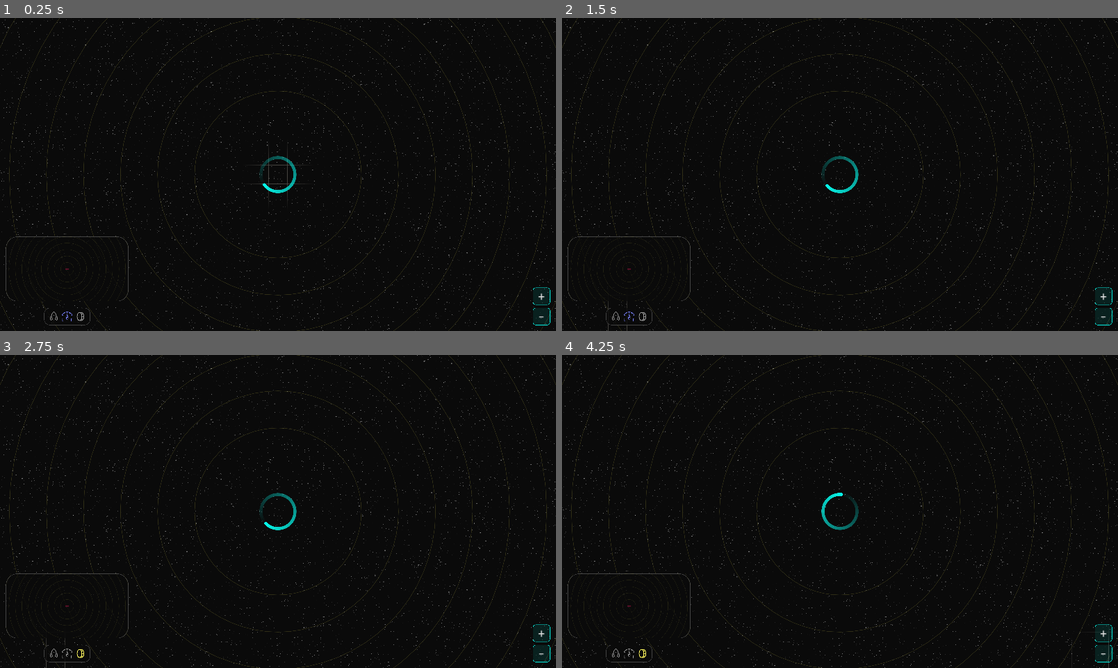
Above: before the commit, frames 1-4 (two rows, left to right).
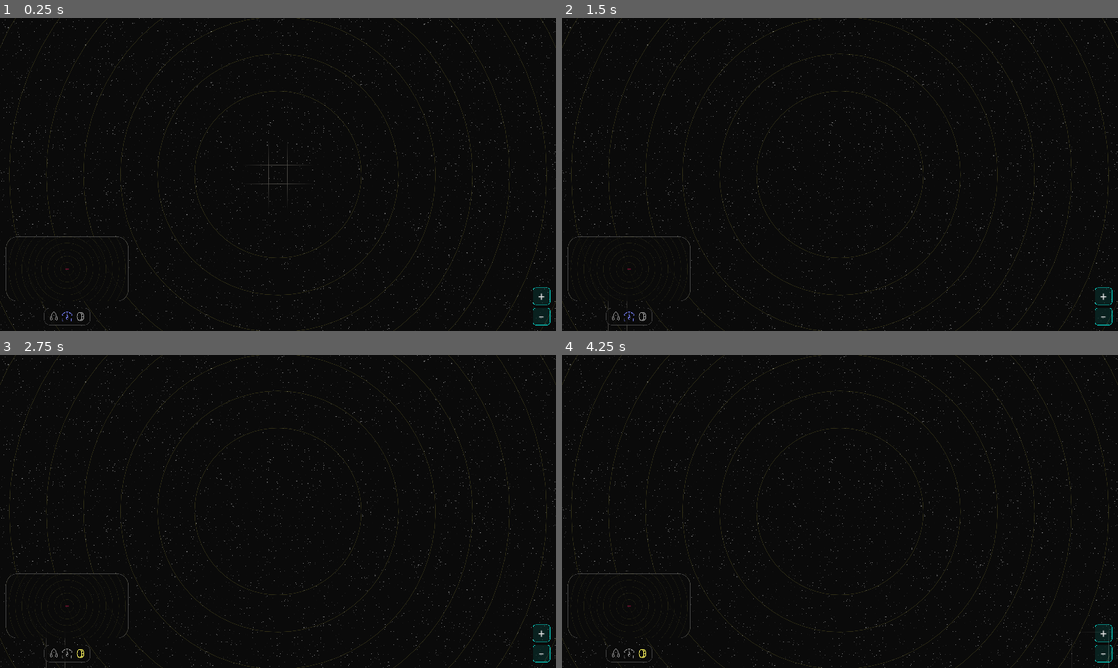
Above: after the commit, the same moments.

Repository: txpipe/asteria
Game: Godot game, scene res://scenes/main.tscn
Two runs of this game, one before a commit and one after it. Both use one fixed random seed, a clock stepped at 60 frames per second and the inputs below.
Inputs (mouse positions are in pixels of both pictures, inside the frame that each line leads up to):
- Up to frame 1 (0.25 s): no input
- Up to frame 2 (1.5 s): click (617, 315) at 0.5 s; click (628, 315) at 1.25 s
- Up to frame 3 (2.75 s): click (77, 652) at 2 s
- Up to frame 4 (4.25 s): click "+" at 2.75 s; click "-" at 3.5 s

The runs differ from the first frame. In frame 1, 0.2% of the frame differs, in the area x 46-54%, y 44-56%; in frame 2, 0.2%; in frame 3, 0.2%; in frame 4, 0.2%.
Error before the commit: Cannot call method 'get_as_text' on a null value. (res://scripts/main.gd:47)
Error after the commit: Invalid access to property or key 'data' on a base object of type 'Nil'. (res://scripts/global.gd:16)

Commit message:
Removed IndexedDB

Diff:
--- a/godot-visualizer/scripts/main.gd
+++ b/godot-visualizer/scripts/main.gd
@@ -43,13 +43,13 @@
 
 
 func _ready():
-	if OS.is_userfs_persistent():
-		var stored_api_url = FileAccess.open("user://api_url", FileAccess.READ).get_as_text()
-		if stored_api_url.length() > 0:
-			api_url = stored_api_url + "/graphql"
-		var stored_shipyard_policy_id = FileAccess.open("user://shipyard_policy_id", FileAccess.READ).get_as_text()
-		if stored_shipyard_policy_id.length() > 0:
-			shipyard_policy_id = stored_shipyard_policy_id
+	#if OS.is_userfs_persistent():
+		#var stored_api_url = FileAccess.open("user://api_url", FileAccess.READ).get_as_text()
+		#if stored_api_url.length() > 0:
+			#api_url = stored_api_url + "/graphql"
+		#var stored_shipyard_policy_id = FileAccess.open("user://shipyard_policy_id", FileAccess.READ).get_as_text()
+		#if stored_shipyard_policy_id.length() > 0:
+			#shipyard_policy_id = stored_shipyard_policy_id
 
 	$HTTPRequest.request_completed.connect(_on_request_completed)
 	$HTTPRequest.request(api_url, headers, HTTPClient.METHOD_POST, JSON.stringify({ "query": query % [radius, shipyard_policy_id] }))
Not shown, changed: frontend/src/pages/_app.tsx
Not shown, changed: frontend/src/stores/challenge.ts
